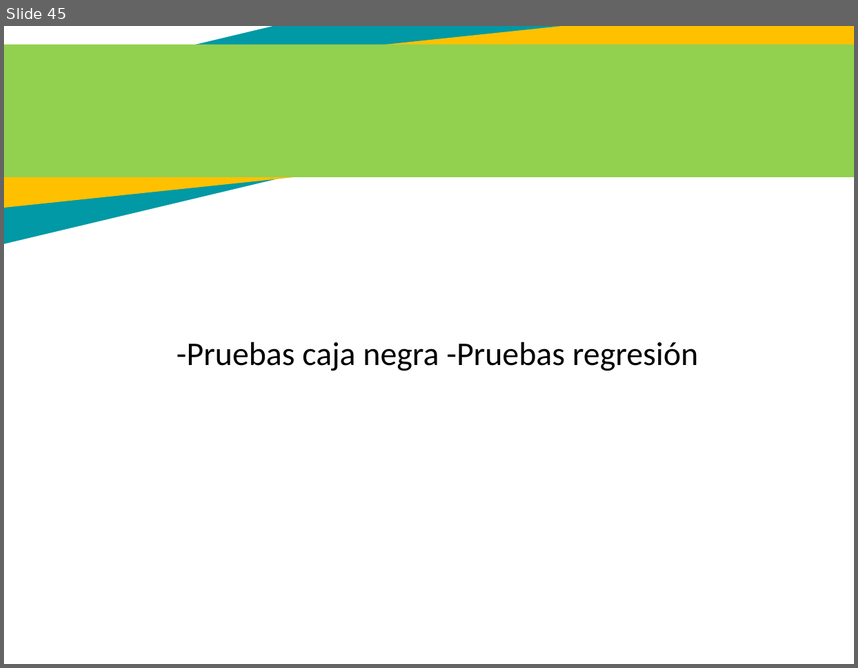
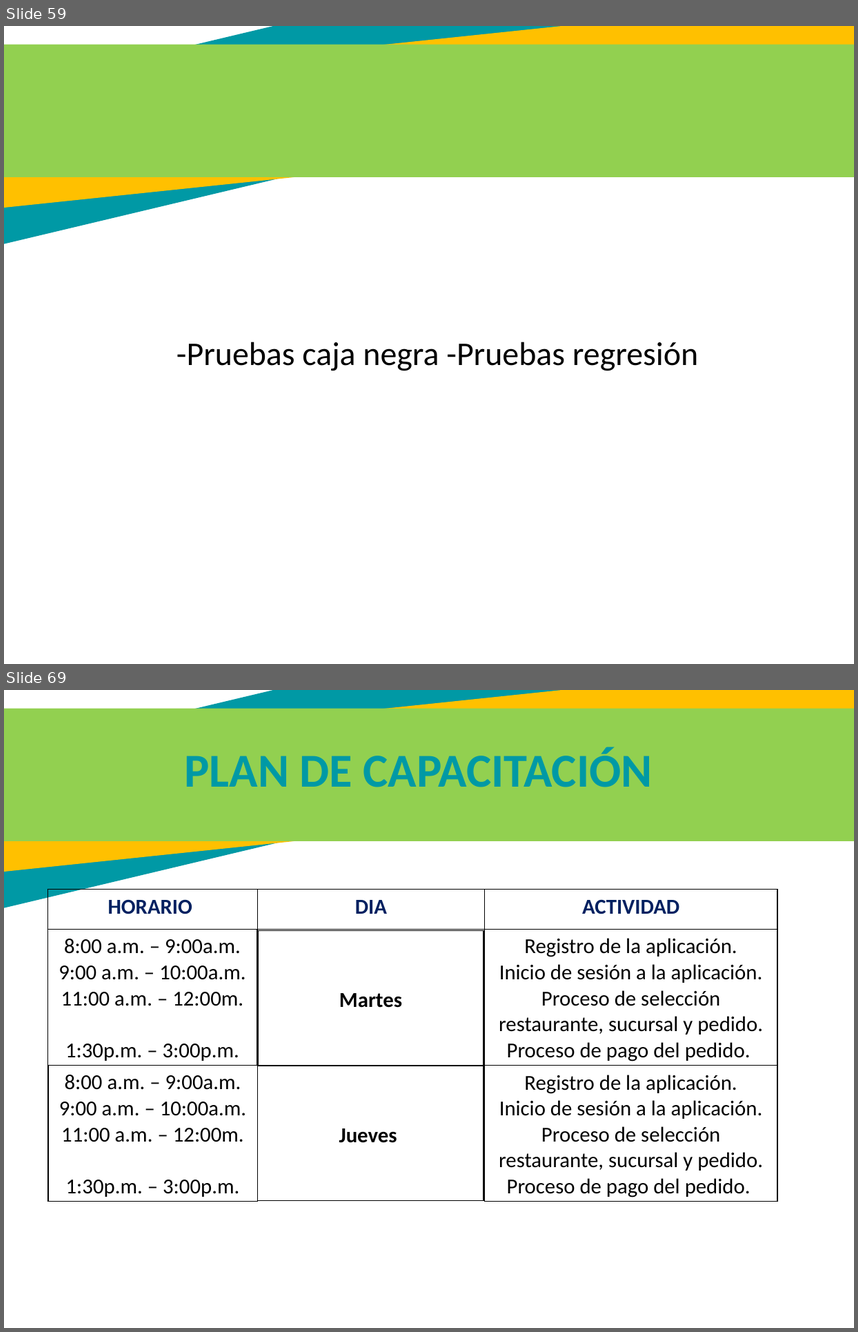
Before and after one commit to juannicolasvargas/SANF-solutions-helps, a slide deck: Sexto Trimestre/PresentacionV6 terminar- 1012.pptx. Shown one above the other, each under a label of ours: slide 45 before the commit, slides 59 and 69 after it; the slides between them are not shown. The pictures are 858x668 and 858x1332 pixels, drawn with LibreOffice and Linux fonts; fonts in the diff are those of the drawing. Boxes give left, top, right and bottom in pixels: in the first picture for what was removed or moved away, otherwise in the second. Text is boxed around its words. In the diff, an @@ line names an element or a change of style, - is before the commit and + after.

```diff
--- a/Sexto Trimestre/PresentacionV6 terminar- 1012.pptx
+++ b/Sexto Trimestre/PresentacionV6 terminar- 1012.pptx
@@ slide 69 added at (4, 690, 854, 1328), background #FFFFFF; not listed: 3 template elements that a slide beside it also shows @@
@@ text added at (185, 748, 652, 787), 40 pt, text #0099A5, bold @@
+PLAN DE CAPACITACIÓN
@@ table added at (47, 889, 257, 929), 1 rows, 1 columns @@
+HORARIO
@@ table added at (257, 889, 484, 929), 1 rows, 1 columns @@
+DIA
@@ table added at (484, 889, 777, 929), 1 rows, 1 columns @@
+ACTIVIDAD
@@ table added at (47, 929, 257, 1065), 1 rows, 1 columns @@
+8:00 a.m. – 9:00a.m. / 9:00 a.m. – 10:00a.m. / 11:00 a.m. – 12:00m. / 1:30p.m. – 3:00p.m.
@@ table added at (258, 931, 484, 1065), 1 rows, 1 columns @@
+Martes
@@ table added at (484, 929, 777, 1065), 1 rows, 1 columns @@
+Registro de la aplicación. / Inicio de sesión a la aplicación. / Proceso de selección restaurante, sucursal y pedido. / Proceso de pago del pedido.
@@ table added at (48, 1065, 257, 1201), 1 rows, 1 columns @@
+8:00 a.m. – 9:00a.m. / 9:00 a.m. – 10:00a.m. / 11:00 a.m. – 12:00m. / 1:30p.m. – 3:00p.m.
@@ table added at (257, 1066, 484, 1200), 1 rows, 1 columns @@
+Jueves
@@ table added at (484, 1065, 777, 1201), 1 rows, 1 columns @@
+Registro de la aplicación. / Inicio de sesión a la aplicación. / Proceso de selección restaurante, sucursal y pedido. / Proceso de pago del pedido.
@@ what was slide 45 is now slide 59 @@
```
Also in this commit, not shown: 23 slides changed, 36 other slides added, 13 slides removed.
